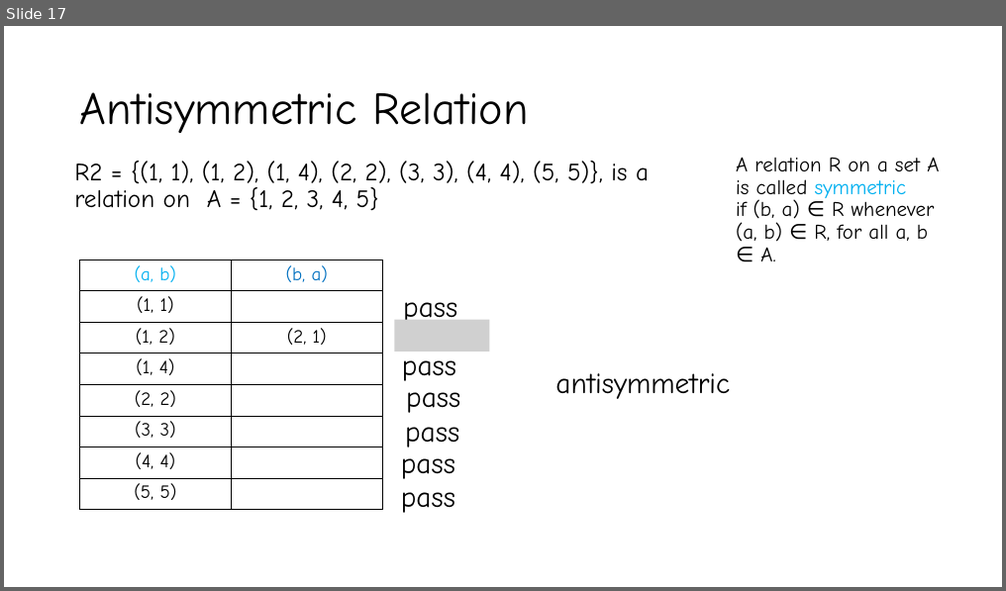
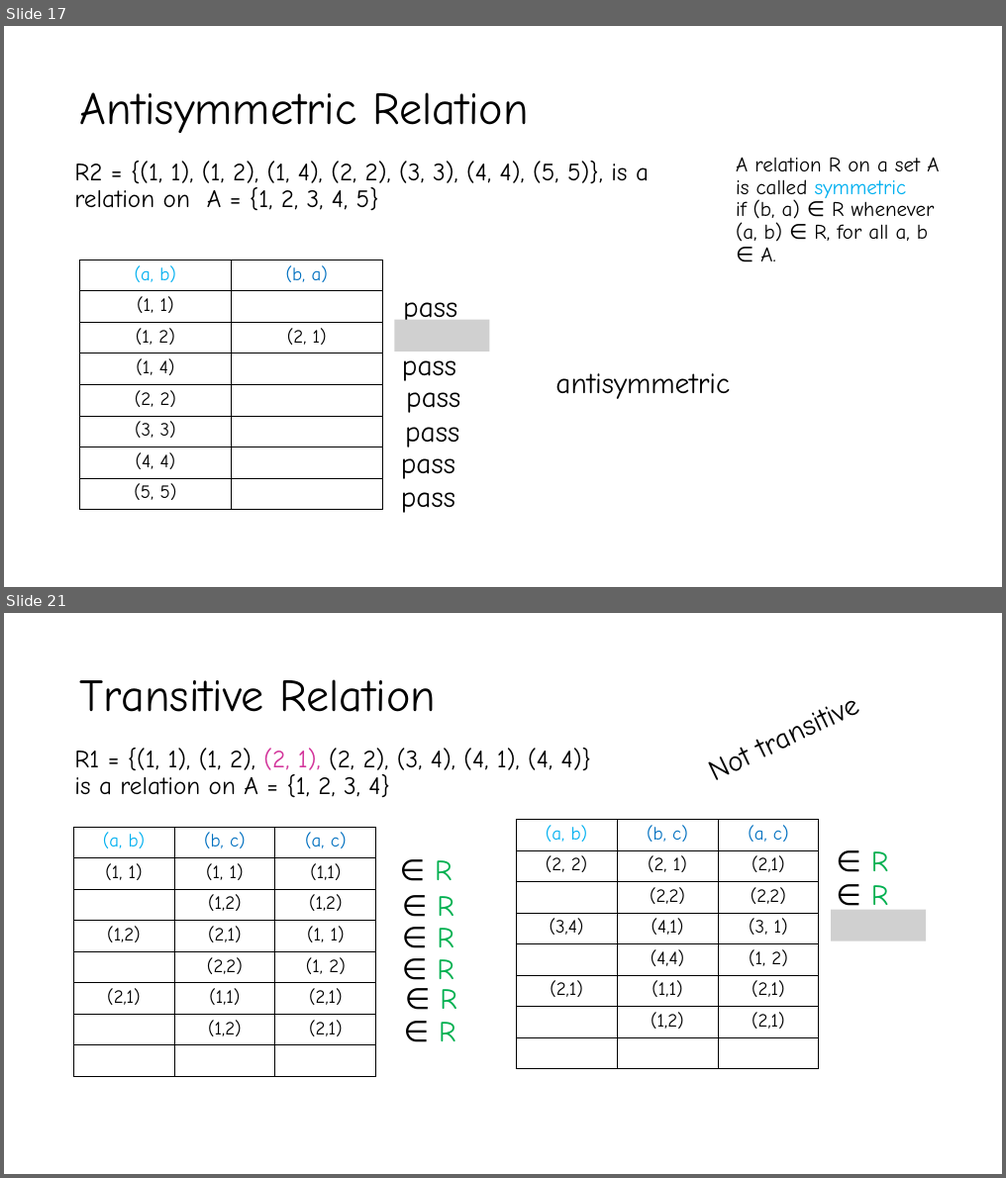
Before and after one commit to YeasirRayhanPrince/yeasirrayhanprince.github.io, a slide deck: cse106/slides/Lecture6.pptx. Shown one above the other, each under a label of ours: slide 17 before the commit, slides 17 and 21 after it; the slides between them are not shown. The pictures are 1006x591 and 1006x1178 pixels, drawn with LibreOffice and Linux fonts; fonts in the diff are those of the drawing; grey boxes stand for pictures. Boxes give left, top, right and bottom in pixels: in the first picture for what was removed or moved away, otherwise in the second. Text is boxed around its words. In the diff, an @@ line names an element or a change of style, - is before the commit and + after.

```diff
--- a/cse106/slides/Lecture6.pptx
+++ b/cse106/slides/Lecture6.pptx
@@ slide 21 added at box(4, 613, 1002, 1174), background #FFFFFF @@
@@ text added at box(695, 656, 924, 787), 28 pt, text #000000 @@
+Not transitive
@@ title added at box(80, 679, 436, 712), 44 pt, text #000000 @@
+Transitive Relation
@@ text added at box(74, 748, 591, 798), 24 pt, text #000000 @@
+R1 = {(1, 1), (1, 2), (2, 1), (2, 2), (3, 4), (4, 1), (4, 4)}
+is a relation on A = {1, 2, 3, 4}
@@ table added at box(516, 820, 819, 1069), 8 rows, 3 columns @@
+(a, b) | (b, c) | (a, c)
+(2, 2) | (2, 1) | (2,1)
+ | (2,2) | (2,2)
+(3,4) | (4,1) | (3, 1)
+ | (4,4) | (1, 2)
+(2,1) | (1,1) | (2,1)
+ | (1,2) | (2,1)
+ |  | 
@@ table added at box(73, 827, 377, 1077), 8 rows, 3 columns @@
+(a, b) | (b, c) | (a, c)
+(1, 1) | (1, 1) | (1,1)
+ | (1,2) | (1,2)
+(1,2) | (2,1) | (1, 1)
+ | (2,2) | (1, 2)
+(2,1) | (1,1) | (2,1)
+ | (1,2) | (2,1)
+ |  | 
@@ text added at box(435, 861, 452, 880), 28 pt, text #000000 @@
+∈ R
@@ text added at box(871, 852, 889, 871), 28 pt, text #000000 @@
+∈ R
@@ text added at box(437, 896, 454, 916), 28 pt, text #000000 @@
+∈ R
@@ picture added at box(832, 909, 927, 941) @@
@@ text added at box(871, 885, 889, 915), 28 pt, text #000000 @@
+∈ R
@@ text added at box(437, 928, 454, 948), 28 pt, text #000000 @@
+∈ R
@@ text added at box(437, 959, 454, 990), 28 pt, text #000000 @@
+∈ R
@@ text added at box(440, 989, 457, 1009), 28 pt, text #000000 @@
+∈ R
@@ text added at box(439, 1022, 456, 1042), 28 pt, text #000000 @@
+∈ R
```
Also in this commit, not shown: 1 slide changed, 3 other slides added, 1 other file.
